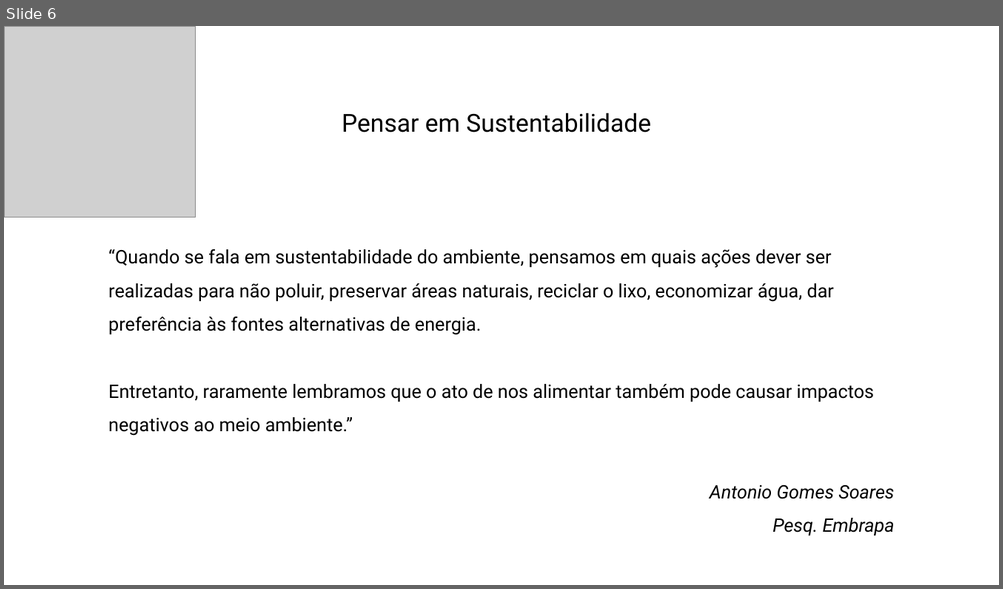
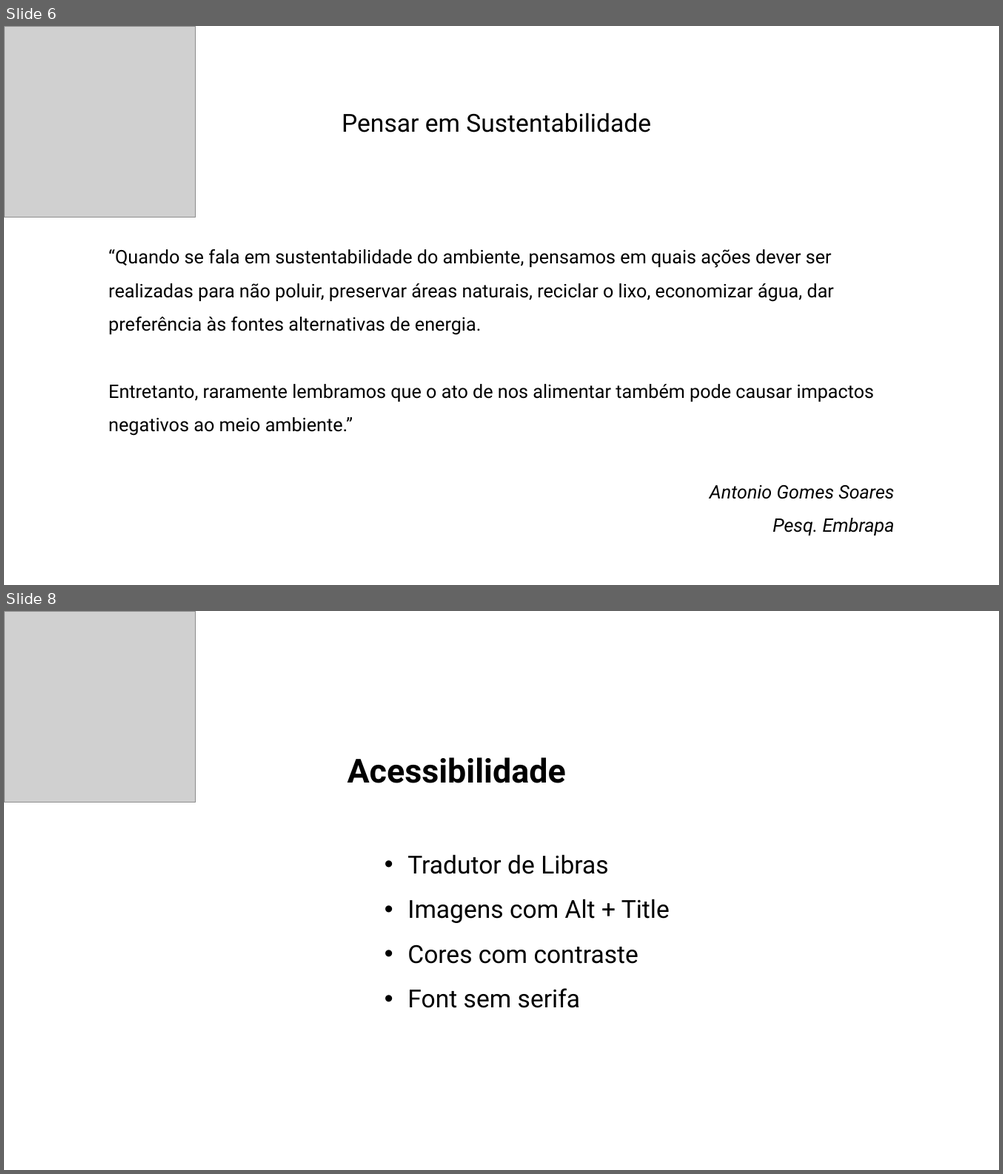
Before and after one commit to vizzacchi/better_world_challenge, a slide deck: _doctos/Food4All.pptx. Shown one above the other, each under a label of ours: slide 6 before the commit, slides 6 and 8 after it; the slides between them are not shown. The pictures are 1003x589 and 1003x1174 pixels, drawn with LibreOffice and Linux fonts; fonts in the diff are those of the drawing; grey boxes stand for pictures. Boxes give left, top, right and bottom in pixels: in the first picture for what was removed or moved away, otherwise in the second. Text is boxed around its words. In the diff, an @@ line names an element or a change of style, - is before the commit and + after.

Commit message:
Apresentação PPT

```diff
--- a/_doctos/Food4All.pptx
+++ b/_doctos/Food4All.pptx
@@ slide 8 added at [4,611,999,1170], background #FFFFFF @@
@@ picture added at [4,611,196,803] @@
@@ text added at [347,758,669,1008], 24 pt, text #000000 @@
+Acessibilidade
+  • Tradutor de Libras
+  • Imagens com Alt + Title
+  • Cores com contraste
+  • Font sem serifa
```
Also in this commit, not shown: 1 other slide added.
